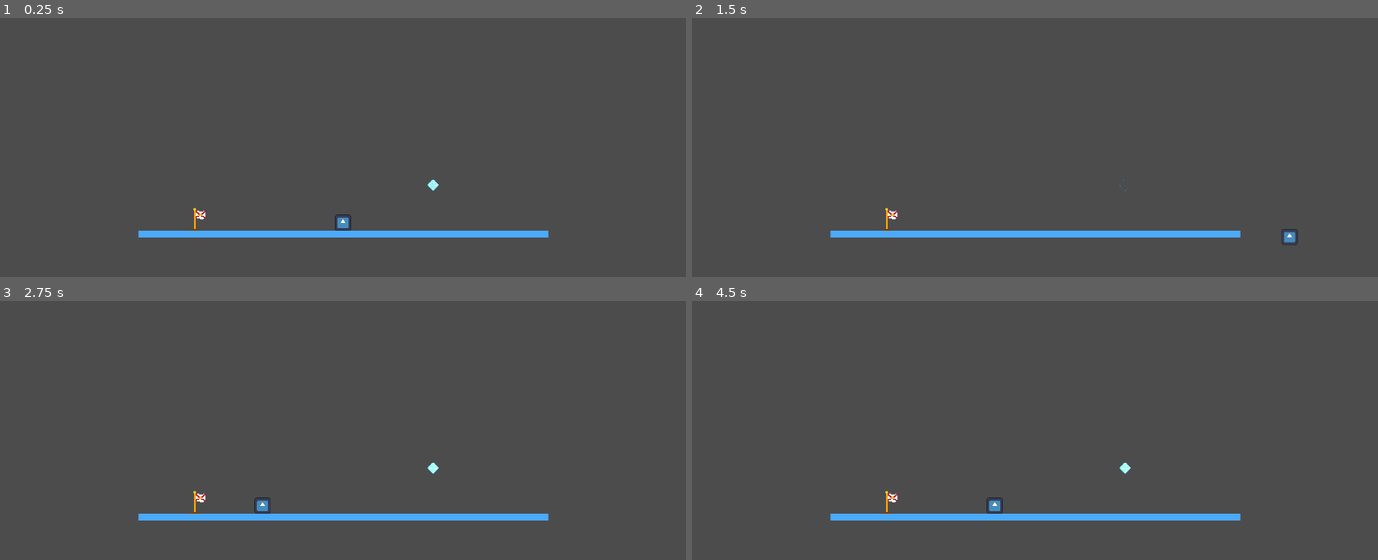
Above: before the commit, frames 1-4 (two rows, left to right).
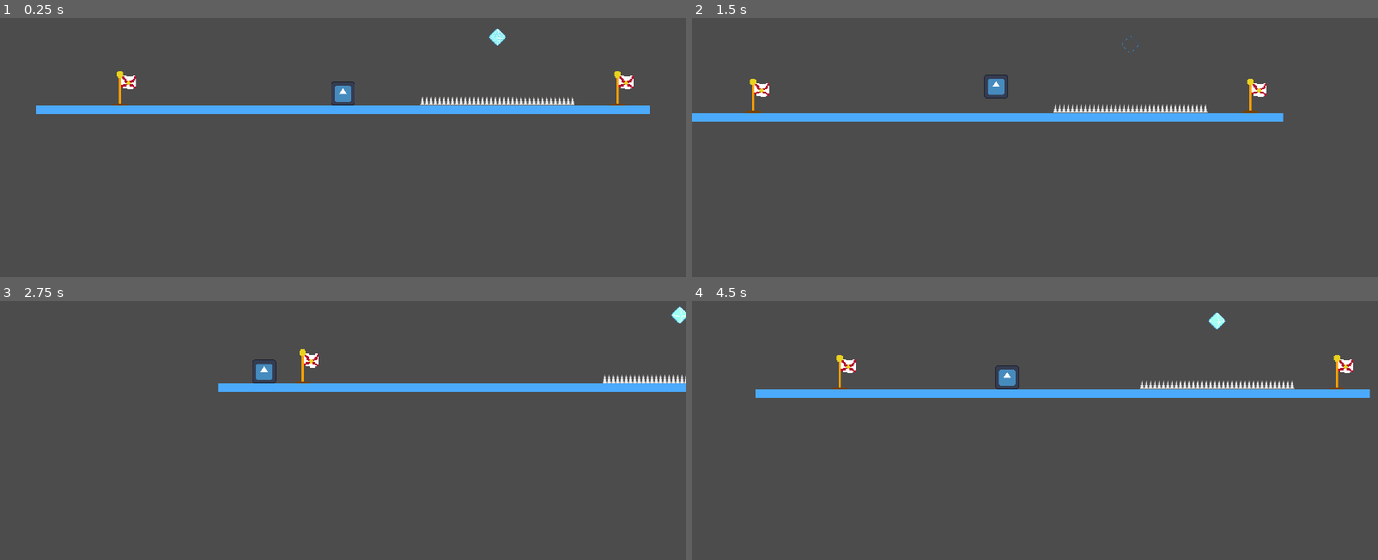
Above: after the commit, the same moments.

Repository: dreamfunicular/obstacle-demo
Game: Godot game, scene res://testscene.tscn
Same seed, same stepped clock (60 frames per second), same inputs: the game is played once before the commit and once after it. Before the commit the project starts from res://main.tscn. The engine's default icon, where the game draws it, is replaced by a stand-in: a white triangle on a blue panel in a dark square.
Inputs:
- Up to frame 1 (0.25 s): no input
- Up to frame 2 (1.5 s): hold Right (right) from 0.53 s (still down); tap Space (jump) at 0.77 s
- Up to frame 3 (2.75 s): tap Space (jump) at 1.52 s; release Right (right) at 2.03 s; hold Left (left) from 2.03 s (still down)
- Up to frame 4 (4.5 s): release Left (left) at 2.78 s; hold Right (right) 2.78-4.28 s; tap Space (jump) at 3.02, 3.77 s; hold Left (left) from 4.28 s (still down)

The runs differ from the first frame. In frame 1, 5.9% of the frame differs, in the area x 5-95%, y 3-85%; in frame 2, 5.7%; in frame 3, 4.8%; in frame 4, 5.9%, in the area x 9-99%, y 4-85%.

Commit message:
added spikes; changed flag placeholder animation

Diff:
--- a/checkpoint.tscn
+++ b/checkpoint.tscn
@@ -1,17 +1,42 @@
-[gd_scene load_steps=5 format=3 uid="uid://cnj5jech35ip6"]
+[gd_scene load_steps=9 format=3 uid="uid://cnj5jech35ip6"]
 
 [ext_resource type="Texture2D" uid="uid://5mijg57b8743" path="res://Sprites/flag_florida.png" id="1_luqgl"]
 [ext_resource type="Script" uid="uid://df5fbkdyee2d" path="res://checkpoint.gd" id="1_r6hke"]
+
+[sub_resource type="AtlasTexture" id="AtlasTexture_r6hke"]
+atlas = ExtResource("1_luqgl")
+region = Rect2(0, 0, 32, 32)
+
+[sub_resource type="AtlasTexture" id="AtlasTexture_tnhlw"]
+atlas = ExtResource("1_luqgl")
+region = Rect2(32, 0, 32, 32)
+
+[sub_resource type="AtlasTexture" id="AtlasTexture_s20m7"]
+atlas = ExtResource("1_luqgl")
+region = Rect2(64, 0, 32, 32)
+
+[sub_resource type="AtlasTexture" id="AtlasTexture_q25r3"]
+atlas = ExtResource("1_luqgl")
+region = Rect2(96, 0, 32, 32)
 
 [sub_resource type="SpriteFrames" id="SpriteFrames_r6hke"]
 animations = [{
 "frames": [{
 "duration": 1.0,
-"texture": ExtResource("1_luqgl")
+"texture": SubResource("AtlasTexture_r6hke")
+}, {
+"duration": 1.0,
+"texture": SubResource("AtlasTexture_tnhlw")
+}, {
+"duration": 1.0,
+"texture": SubResource("AtlasTexture_s20m7")
+}, {
+"duration": 1.0,
+"texture": SubResource("AtlasTexture_q25r3")
 }],
 "loop": true,
 "name": &"default",
-"speed": 5.0
+"speed": 6.0
 }]
 
 [sub_resource type="RectangleShape2D" id="RectangleShape2D_tnhlw"]
@@ -23,6 +48,7 @@
 [node name="AnimatedSprite2D" type="AnimatedSprite2D" parent="."]
 texture_filter = 1
 sprite_frames = SubResource("SpriteFrames_r6hke")
+frame_progress = 0.901986
 
 [node name="CollisionShape2D" type="CollisionShape2D" parent="."]
 shape = SubResource("RectangleShape2D_tnhlw")
--- a/main.tscn
+++ /dev/null
@@ -1,45 +0,0 @@
-[gd_scene load_steps=8 format=3 uid="uid://dan4rxtgevd1d"]
-
-[ext_resource type="PackedScene" uid="uid://brd331nqpjaxm" path="res://floridaMan2.tscn" id="2_0xm2m"]
-[ext_resource type="PackedScene" uid="uid://b56bfbfwxt5cw" path="res://CrystalMeth.tscn" id="2_h2yge"]
-[ext_resource type="PackedScene" uid="uid://cnj5jech35ip6" path="res://checkpoint.tscn" id="3_h2yge"]
-[ext_resource type="PackedScene" uid="uid://duculk8tnk04j" path="res://death_area.tscn" id="4_1bvp3"]
-
-[sub_resource type="PhysicsMaterial" id="PhysicsMaterial_7dm0k"]
-
-[sub_resource type="CanvasItemMaterial" id="CanvasItemMaterial_ig7tw"]
-
-[sub_resource type="RectangleShape2D" id="RectangleShape2D_ig7tw"]
-size = Vector2(1147, 20)
-
-[node name="Root" type="Node2D"]
-
-[node name="StaticBody2D" type="StaticBody2D" parent="."]
-position = Vector2(960, 960)
-physics_material_override = SubResource("PhysicsMaterial_7dm0k")
-
-[node name="CollisionShape2D" type="CollisionShape2D" parent="StaticBody2D"]
-material = SubResource("CanvasItemMaterial_ig7tw")
-shape = SubResource("RectangleShape2D_ig7tw")
-
-[node name="ColorRect" type="ColorRect" parent="StaticBody2D/CollisionShape2D"]
-offset_left = -572.0
-offset_top = -10.0
-offset_right = 574.0
-offset_bottom = 10.0
-color = Color(0.295625, 0.668596, 0.988247, 1)
-
-[node name="FloridaMan" parent="." instance=ExtResource("2_0xm2m")]
-position = Vector2(960, 900)
-CoyoteTime = 0.05
-
-[node name="CrystalMeth" parent="." instance=ExtResource("2_h2yge")]
-position = Vector2(1212, 822)
-
-[node name="Checkpoint" parent="." instance=ExtResource("3_h2yge")]
-position = Vector2(545, 918)
-scale = Vector2(2, 2)
-
-[node name="DeathArea" parent="." instance=ExtResource("4_1bvp3")]
-position = Vector2(0, 1180)
-scale = Vector2(1000, 10)
--- /dev/null
+++ b/spikes.tscn
@@ -0,0 +1,21 @@
+[gd_scene load_steps=4 format=3 uid="uid://h28meu21ftpa"]
+
+[ext_resource type="Script" uid="uid://dk1af5ehqj6l2" path="res://death_area.gd" id="1_nrdsm"]
+[ext_resource type="Texture2D" uid="uid://dr2vao307126t" path="res://Sprites/spikes_placeholder.png" id="2_8fhau"]
+
+[sub_resource type="RectangleShape2D" id="RectangleShape2D_ds4fp"]
+size = Vector2(30, 14)
+
+[node name="Spikes" type="Area2D"]
+script = ExtResource("1_nrdsm")
+
+[node name="Sprite2D" type="Sprite2D" parent="."]
+texture_filter = 1
+texture = ExtResource("2_8fhau")
+offset = Vector2(0, -8)
+
+[node name="CollisionShape2D" type="CollisionShape2D" parent="."]
+position = Vector2(0, -7)
+shape = SubResource("RectangleShape2D_ds4fp")
+
+[connection signal="body_entered" from="." to="." method="_on_body_entered"]
--- /dev/null
+++ b/testscene.tscn
@@ -0,0 +1,100 @@
+[gd_scene load_steps=9 format=3 uid="uid://dan4rxtgevd1d"]
+
+[ext_resource type="PackedScene" uid="uid://brd331nqpjaxm" path="res://floridaMan2.tscn" id="1_mawog"]
+[ext_resource type="PackedScene" uid="uid://b56bfbfwxt5cw" path="res://CrystalMeth.tscn" id="2_b56k5"]
+[ext_resource type="PackedScene" uid="uid://cnj5jech35ip6" path="res://checkpoint.tscn" id="3_scc5w"]
+[ext_resource type="PackedScene" uid="uid://duculk8tnk04j" path="res://death_area.tscn" id="4_fy0p5"]
+[ext_resource type="PackedScene" uid="uid://h28meu21ftpa" path="res://spikes.tscn" id="5_j8njj"]
+
+[sub_resource type="PhysicsMaterial" id="PhysicsMaterial_7dm0k"]
+
+[sub_resource type="CanvasItemMaterial" id="CanvasItemMaterial_ig7tw"]
+
+[sub_resource type="RectangleShape2D" id="RectangleShape2D_ig7tw"]
+size = Vector2(1147, 16)
+
+[node name="Root" type="Node2D"]
+
+[node name="StaticBody2D" type="StaticBody2D" parent="."]
+position = Vector2(960, 960)
+physics_material_override = SubResource("PhysicsMaterial_7dm0k")
+
+[node name="CollisionShape2D" type="CollisionShape2D" parent="StaticBody2D"]
+material = SubResource("CanvasItemMaterial_ig7tw")
+shape = SubResource("RectangleShape2D_ig7tw")
+
+[node name="ColorRect" type="ColorRect" parent="StaticBody2D/CollisionShape2D"]
+anchors_preset = 8
+anchor_left = 0.5
+anchor_top = 0.5
+anchor_right = 0.5
+anchor_bottom = 0.5
+offset_left = -573.0
+offset_top = -8.0
+offset_right = 573.0
+offset_bottom = 8.0
+grow_horizontal = 2
+grow_vertical = 2
+color = Color(0.295625, 0.668596, 0.988247, 1)
+
+[node name="FloridaMan" parent="." instance=ExtResource("1_mawog")]
+position = Vector2(960, 900)
+CoyoteTime = 0.05
+
+[node name="Camera2D" type="Camera2D" parent="FloridaMan"]
+zoom = Vector2(1.5, 1.5)
+process_callback = 0
+limit_smoothed = true
+position_smoothing_enabled = true
+drag_horizontal_enabled = true
+drag_vertical_enabled = true
+drag_left_margin = 0.02
+drag_top_margin = 0.02
+drag_right_margin = 0.02
+drag_bottom_margin = 0.02
+
+[node name="CrystalMeth" parent="." instance=ExtResource("2_b56k5")]
+position = Vector2(1248, 824)
+
+[node name="Checkpoint" parent="." instance=ExtResource("3_scc5w")]
+position = Vector2(544, 920)
+scale = Vector2(2, 2)
+
+[node name="Checkpoint2" parent="." instance=ExtResource("3_scc5w")]
+position = Vector2(1472, 920)
+scale = Vector2(2, 2)
+
+[node name="DeathArea" parent="." instance=ExtResource("4_fy0p5")]
+position = Vector2(0, 1180)
+scale = Vector2(1000, 10)
+
+[node name="Obstacles" type="Node2D" parent="."]
+
+[node name="Spikes" type="Node2D" parent="Obstacles"]
+
+[node name="Spikes1" parent="Obstacles/Spikes" instance=ExtResource("5_j8njj")]
+position = Vector2(1376, 952)
+
+[node name="Spikes2" parent="Obstacles/Spikes" instance=ExtResource("5_j8njj")]
+position = Vector2(1344, 952)
+
+[node name="Spikes3" parent="Obstacles/Spikes" instance=ExtResource("5_j8njj")]
+position = Vector2(1312, 952)
+
+[node name="Spikes4" parent="Obstacles/Spikes" instance=ExtResource("5_j8njj")]
+position = Vector2(1280, 952)
+
+[node name="Spikes5" parent="Obstacles/Spikes" instance=ExtResource("5_j8njj")]
+position = Vector2(1248, 952)
+
+[node name="Spikes6" parent="Obstacles/Spikes" instance=ExtResource("5_j8njj")]
+position = Vector2(1216, 952)
+
+[node name="Spikes7" parent="Obstacles/Spikes" instance=ExtResource("5_j8njj")]
+position = Vector2(1184, 952)
+
+[node name="Spikes8" parent="Obstacles/Spikes" instance=ExtResource("5_j8njj")]
+position = Vector2(1152, 952)
+
+[node name="Spikes9" parent="Obstacles/Spikes" instance=ExtResource("5_j8njj")]
+position = Vector2(1120, 952)
Binary file changed: Sprites/flag_florida.png
Binary file added: Sprites/placeholderflag.aseprite
Binary file added: Sprites/spikes_placeholder.png
Not shown, added: Sprites/spikes_placeholder.png.import
